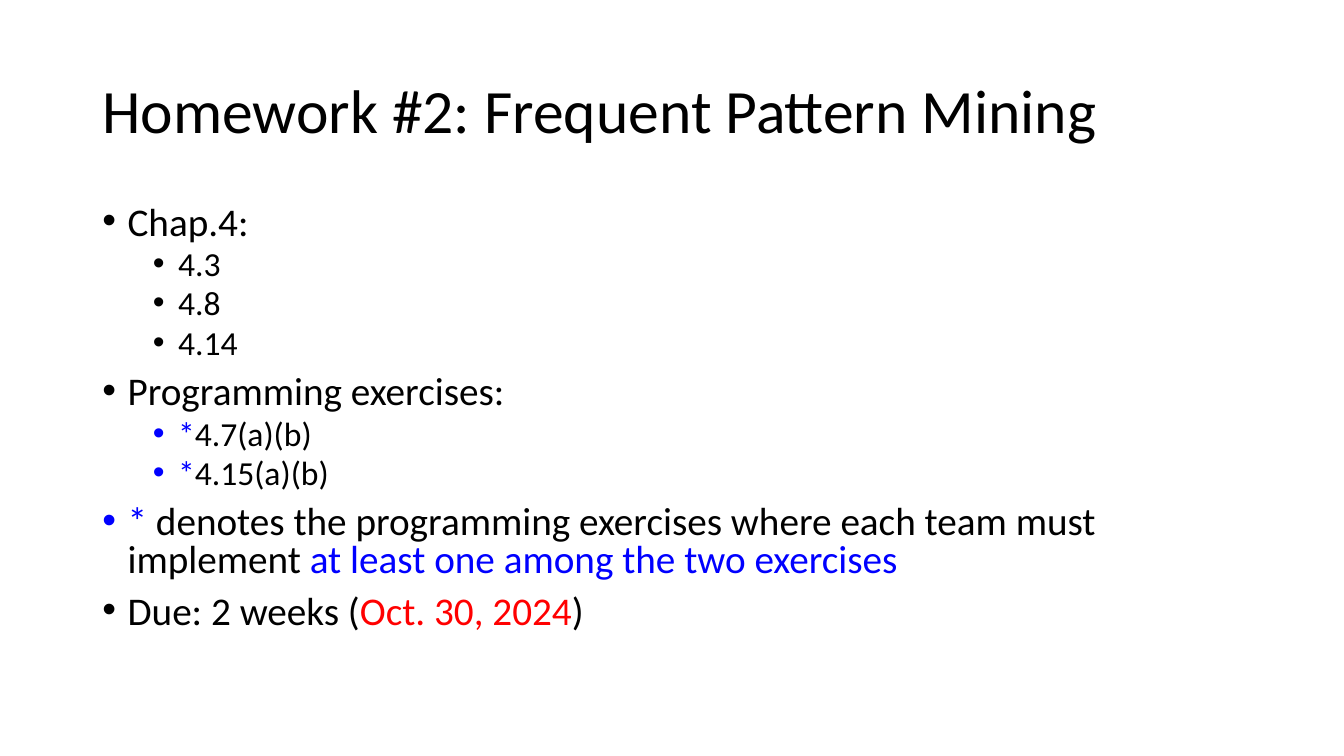
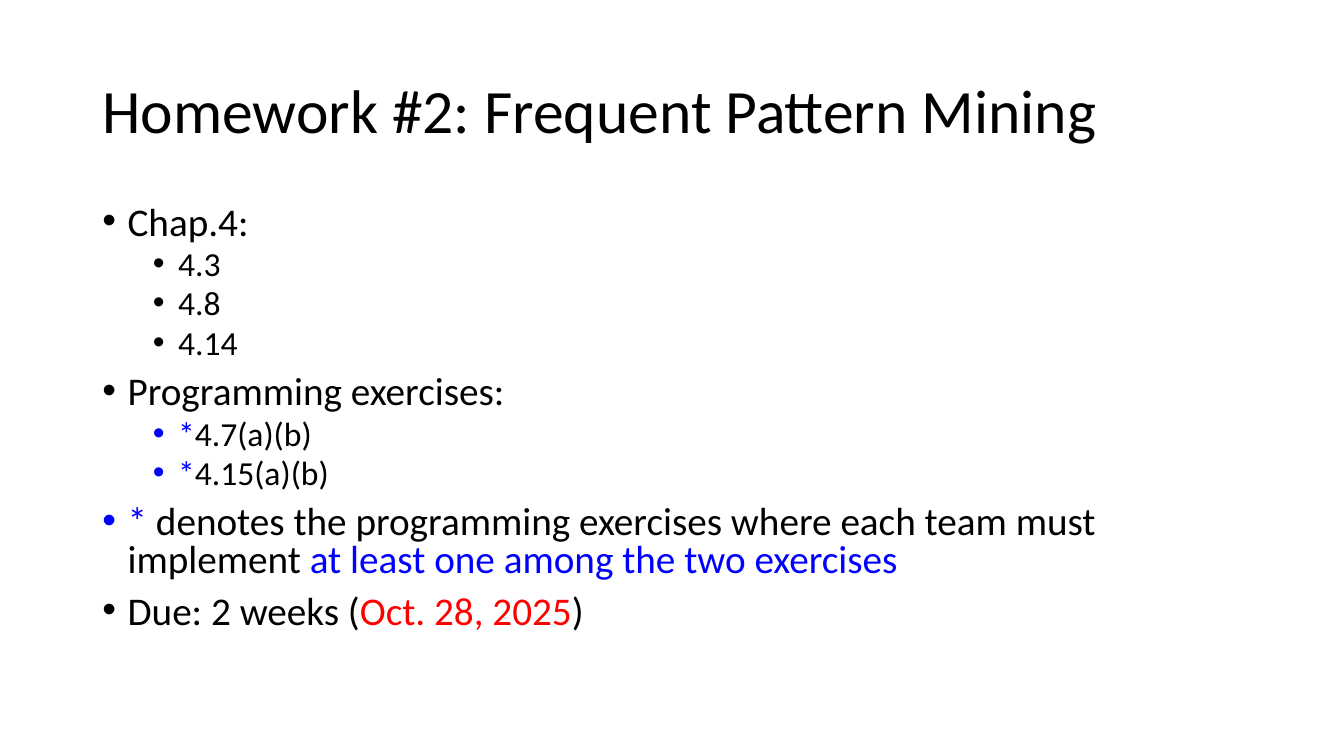
Before and after one commit to chriswjh/chriswjh.github.io, a slide deck: slide 2 of EDM/HW2.pptx. Drawn at 1344x756 pixels with LibreOffice and Linux fonts; fonts in the diff are those of the drawing. Boxes give left, top, right and bottom in pixels: in the first picture for what was removed or moved away, otherwise in the second. Text is boxed around its words. In the diff, an @@ line names an element or a change of style, - is before the commit and + after.

```diff
--- a/EDM/HW2.pptx
+++ b/EDM/HW2.pptx
@@ text at (x1=128, y1=596, x2=583, y2=631): text changed @@
-• Due: 2 weeks (Oct. 30, 2024)
+• Due: 2 weeks (Oct. 28, 2025)
```
Also in this commit, not shown: 2 other slides changed, 1 other file.
